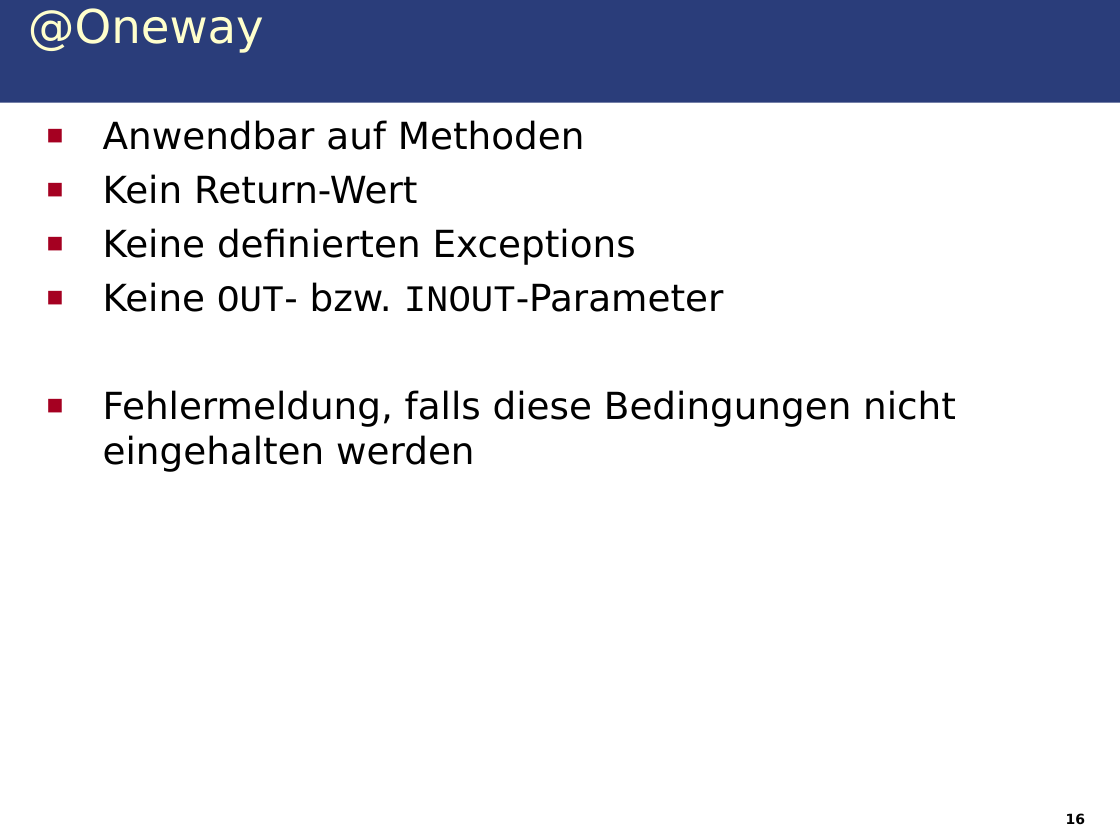
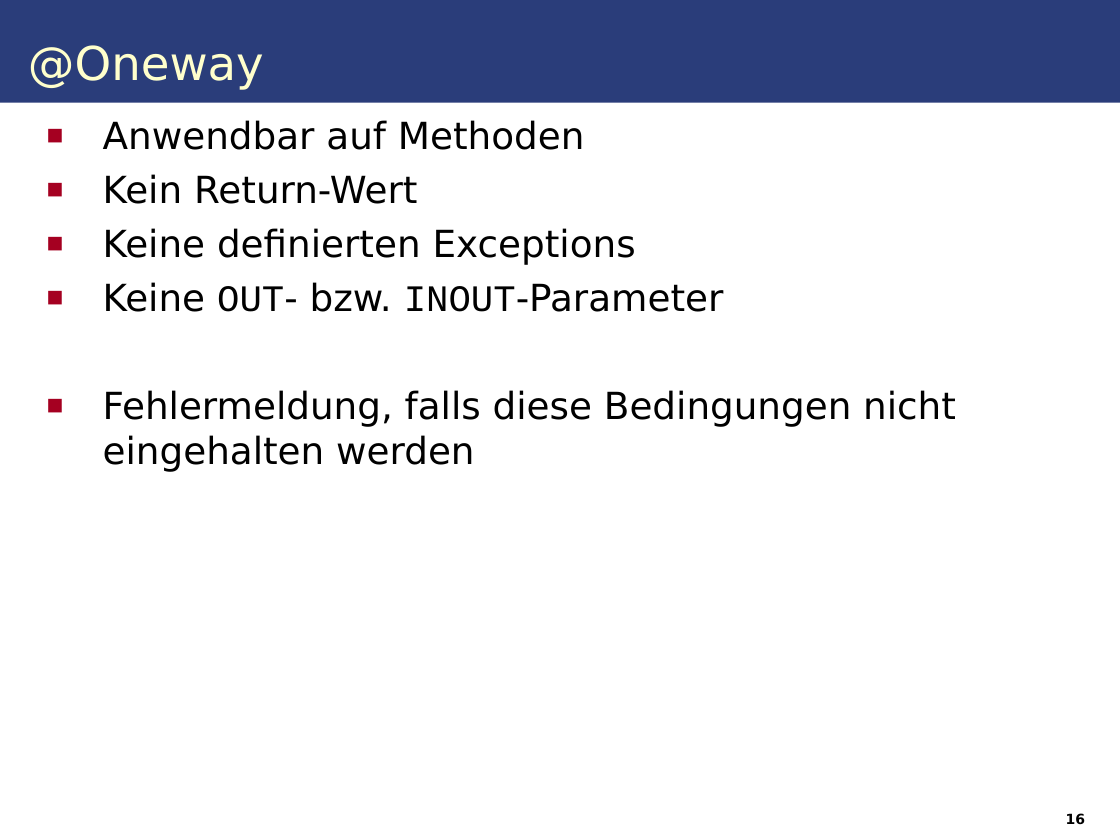
Before and after one commit to IAAS/decidr, a slide deck: slide 16 of seminars/rr/presentation/Web_Services.odp. Drawn at 1120x840 pixels with LibreOffice and Linux fonts; fonts in the diff are those of the drawing. Boxes give left, top, right and bottom in pixels: in the first picture for what was removed or moved away, otherwise in the second. Text is boxed around its words. In the diff, an @@ line names an element or a change of style, - is before the commit and + after.

```diff
--- a/seminars/rr/presentation/Web_Services.odp
+++ b/seminars/rr/presentation/Web_Services.odp
@@ text "@Oneway": place and size @@
-text "@Oneway" at [28, 8, 264, 53]
+text "@Oneway" at [28, 45, 264, 90]
```
Also in this commit, not shown: 13 other slides changed, 1 other file.
